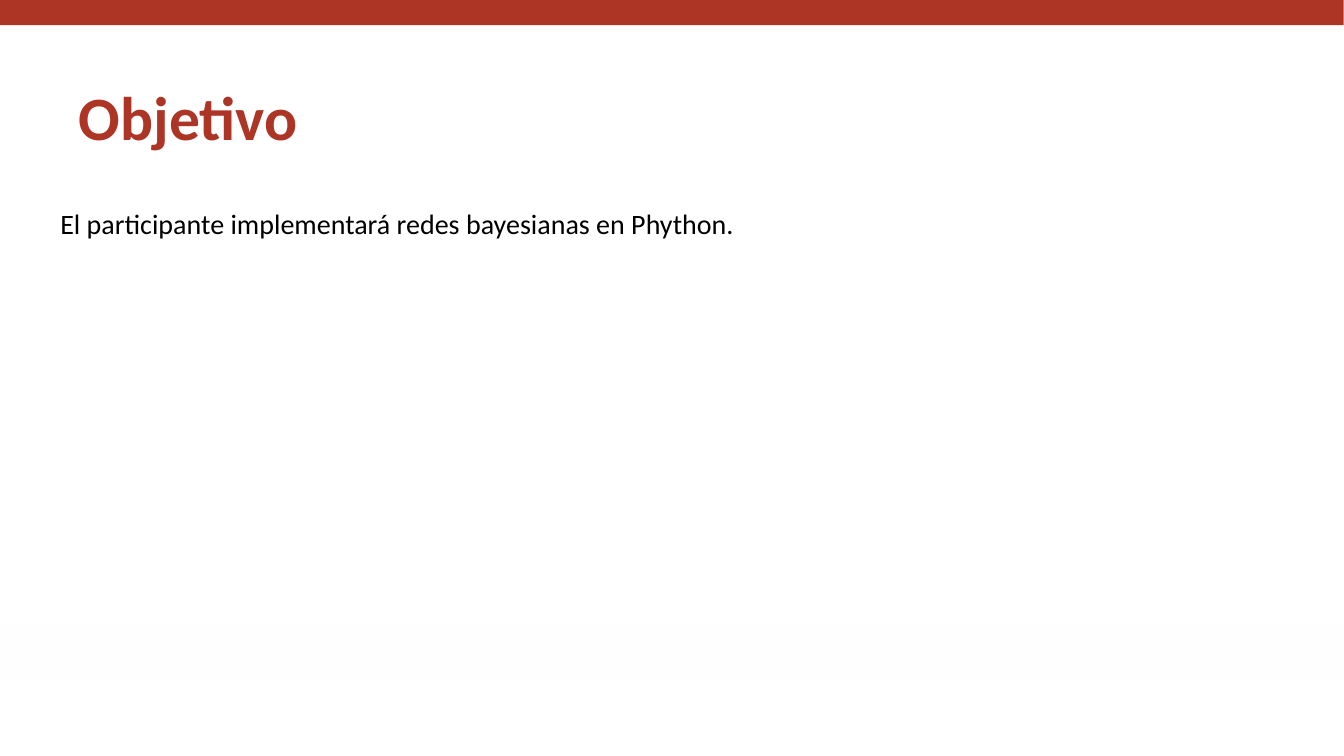
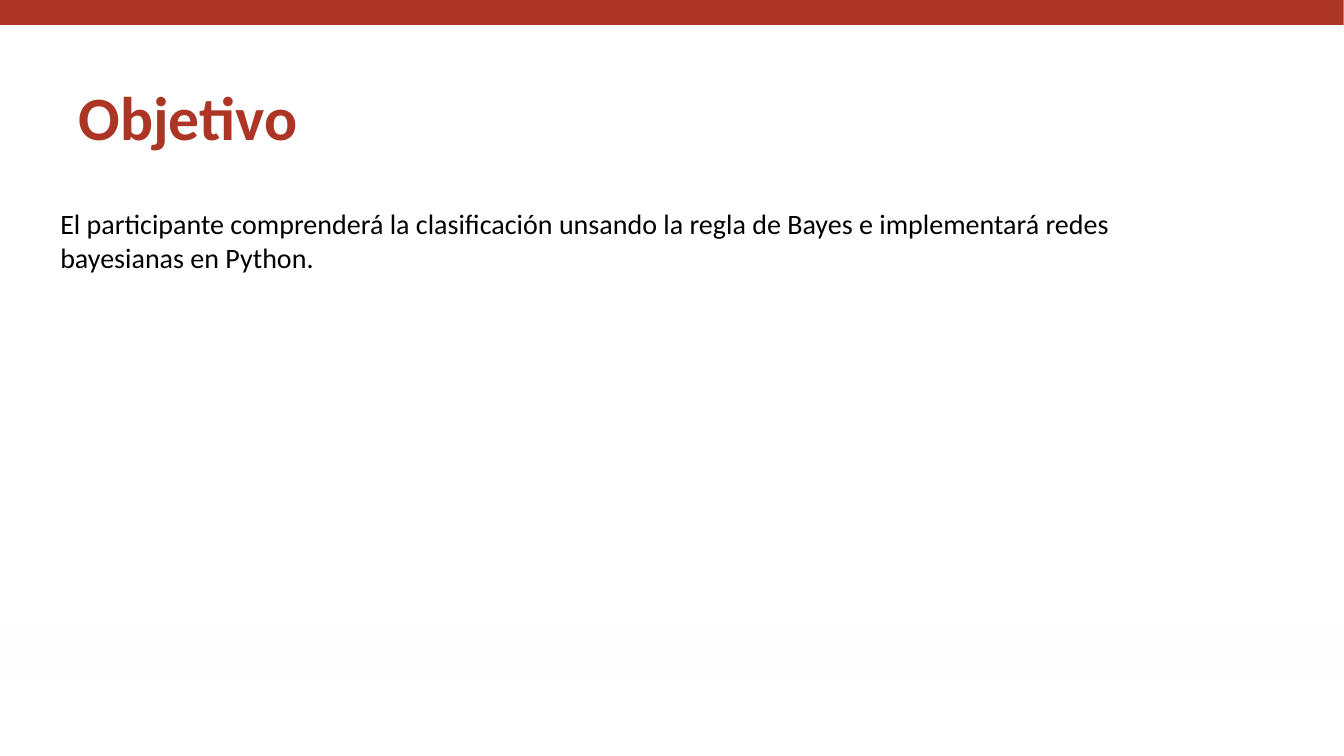
Before and after one commit to igomezv/RazonamientoProbabilistico, a slide deck: slide 2 of slides/M4_L2_bjp_2.pptx. Drawn at 1344x756 pixels with LibreOffice and Linux fonts; fonts in the diff are those of the drawing; background and template pictures are left out. Boxes give left, top, right and bottom in pixels: in the first picture for what was removed or moved away, otherwise in the second. Text is boxed around its words. In the diff, an @@ line names an element or a change of style, - is before the commit and + after.

Commit message:
update slides

```diff
--- a/slides/M4_L2_bjp_2.pptx
+++ b/slides/M4_L2_bjp_2.pptx
@@ text at [60,214,1109,273]: text changed @@
-El participante implementará redes bayesianas en Phython.
+El participante comprenderá la clasificación unsando la regla de Bayes e implementará redes bayesianas en Python.
```
Also in this commit, not shown: 5 other slides changed, 1 slide added, 1 slide removed.
